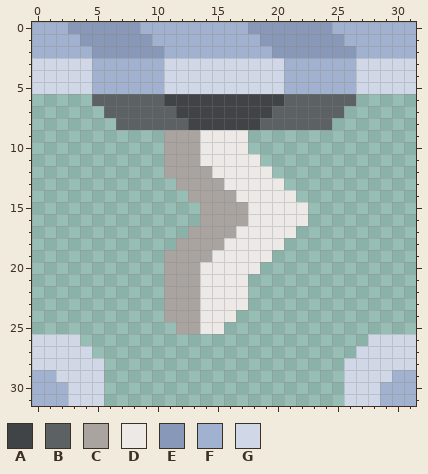
A pixel-art sprite gets an edit: sprites/blocks/Asterion/liquids/irmenite-conduit/irmenite-conduit-top-2.png. Above: the version before the commit.
The file is 32x32 pixels.
Palette (. is transparent): A #404447  B #5c6164  C #aaa4a1  D #ece9e7  E #8798b9  F #a1b1d0  G #d0d8e8
After:
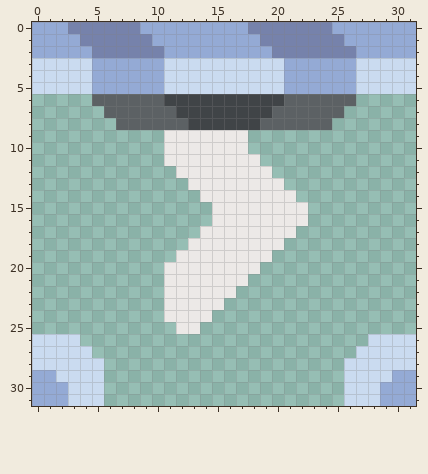
Commit: Conduits. Decal recolour
Changes in this commit:
Colour E changes from #8798b9 to #7682ab.
Colour F changes from #a1b1d0 to #94aad5.
Colour G changes from #d0d8e8 to #cadbf0.
Colour D replaces colour C in rows 9 to 11 at x 11 to 13; in row 12 at x 12 to 14; in row 13 at x 13 to 15; in row 14 at x 14 to 16; in rows 15 to 16 at x 15 to 17; in row 17 at x 14 to 16.
Colour D replaces colour C in row 18 at x 13 to 15; in row 19 at x 12 to 14; in rows 20 to 24 at x 11 to 13; in row 25 at x 12 to 13.
The edit erases colour C in row 12 at x 11; in row 13 at x 12; in row 14 at x 13; in rows 15 to 16 at x 14; in row 17 at x 13; in row 18 at x 12.
The edit erases colour C in row 19 at x 11.
The edit erases colour D in row 22 at x 17; in row 23 at x 16 to 17; in row 24 at x 15 to 16; in row 25 at x 14 to 15.
Boxes around the changes in both pictures, in picture pixels (x1, y1, x2, y2):
changed: (32, 22, 416, 94)
changed: (164, 130, 248, 334)
changed: (32, 334, 104, 406)
changed: (344, 334, 416, 406)
